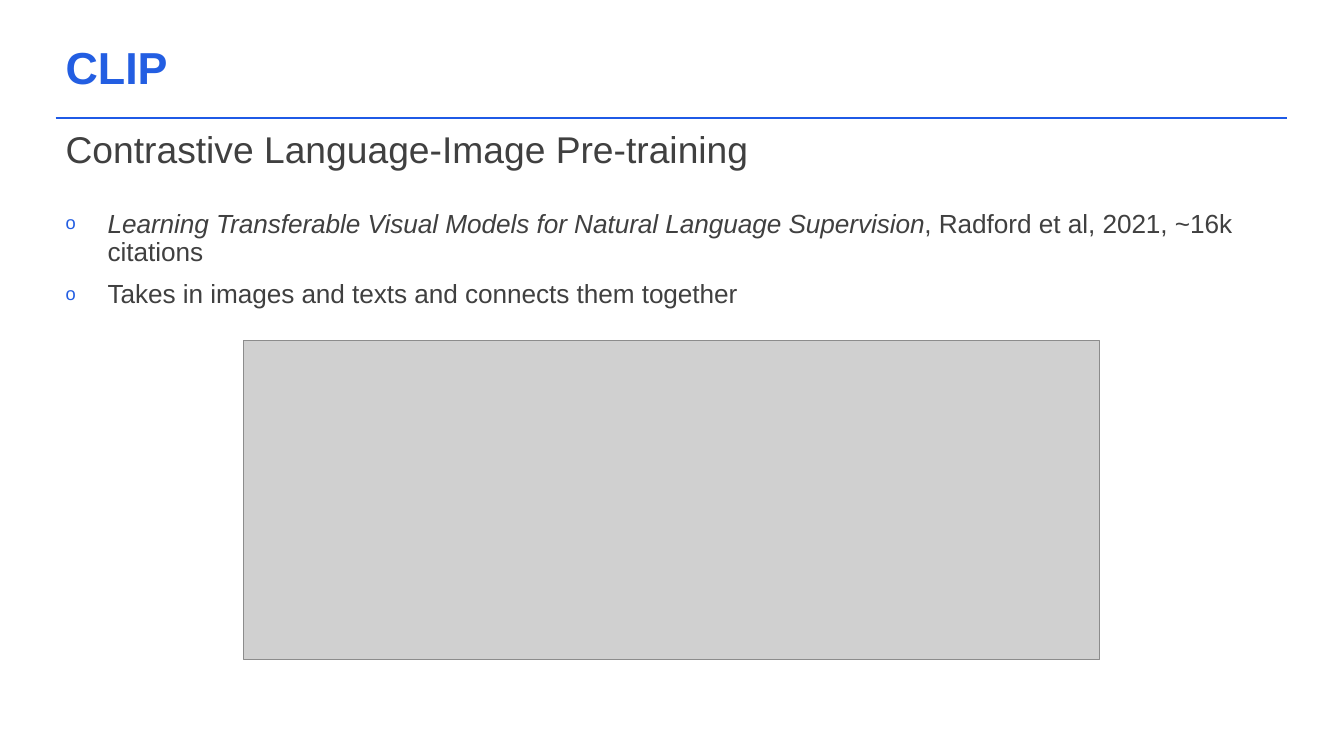
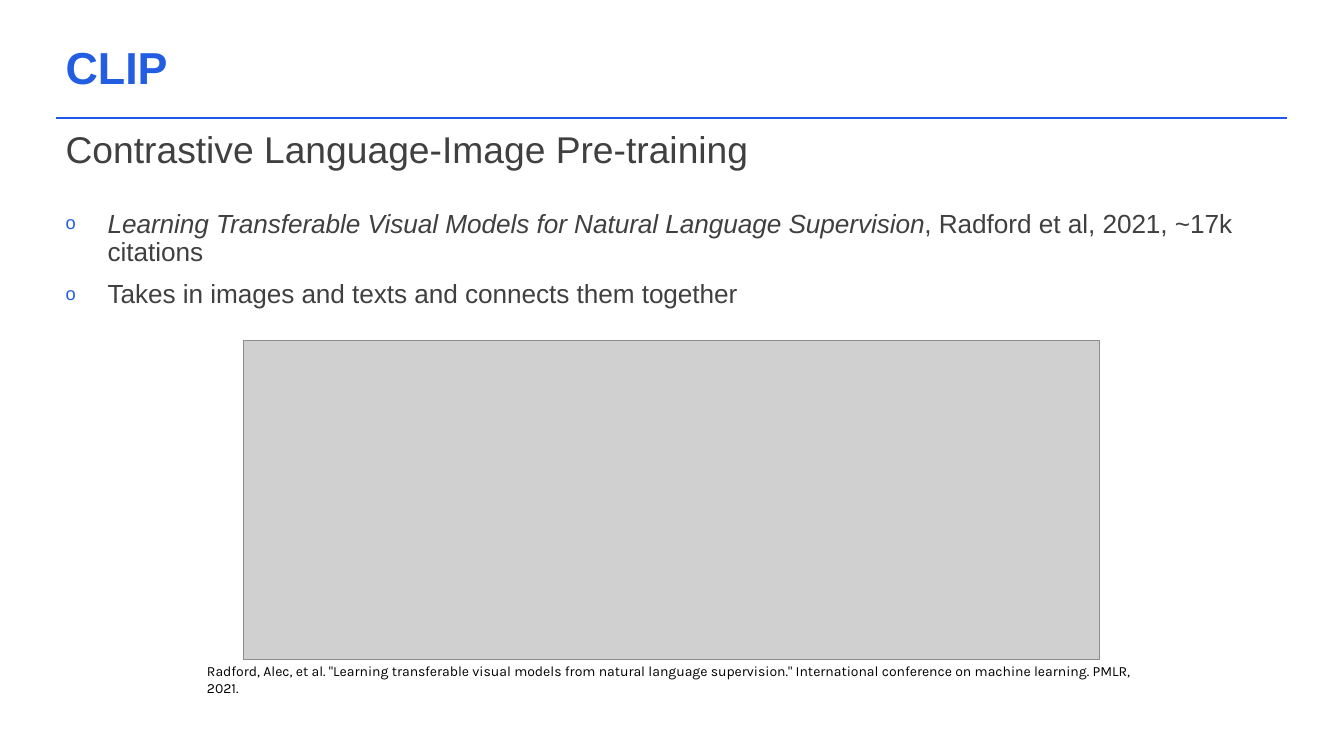
Before and after one commit to acceleratescience/diffusion-models, a slide deck: slide 25 of slides/3_Building-blocks.pptx. Drawn at 1344x756 pixels with LibreOffice and Linux fonts; fonts in the diff are those of the drawing; grey boxes stand for pictures; background and template pictures are left out. Boxes give left, top, right and bottom in pixels: in the first picture for what was removed or moved away, otherwise in the second. Text is boxed around its words. In the diff, an @@ line names an element or a change of style, - is before the commit and + after.

Commit message:
Update slides

```diff
--- a/slides/3_Building-blocks.pptx
+++ b/slides/3_Building-blocks.pptx
@@ text at [108, 214, 1232, 262]: text changed @@
-o Learning Transferable Visual Models for Natural Language Supervision, Radford et al, 2021, ~16k citations
+o Learning Transferable Visual Models for Natural Language Supervision, Radford et al, 2021, ~17k citations
@@ text added at [207, 666, 1131, 693], 10 pt, text #000000 @@
+Radford, Alec, et al. "Learning transferable visual models from natural language supervision." International conference on machine learning. PMLR, 2021.
```
Also in this commit, not shown: 1 other slide changed, 3 other files.
